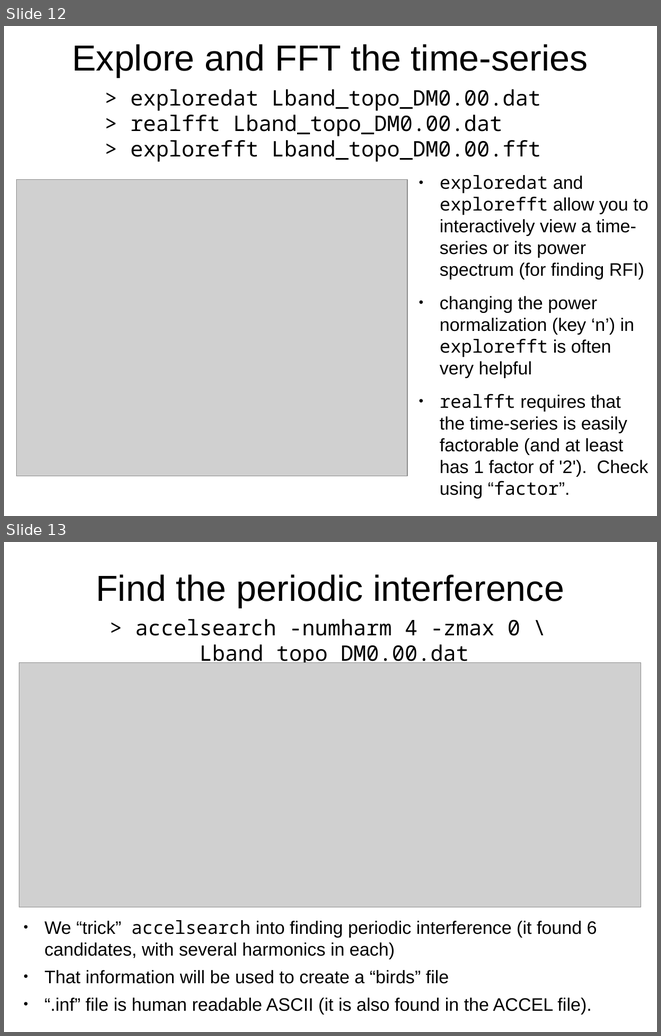
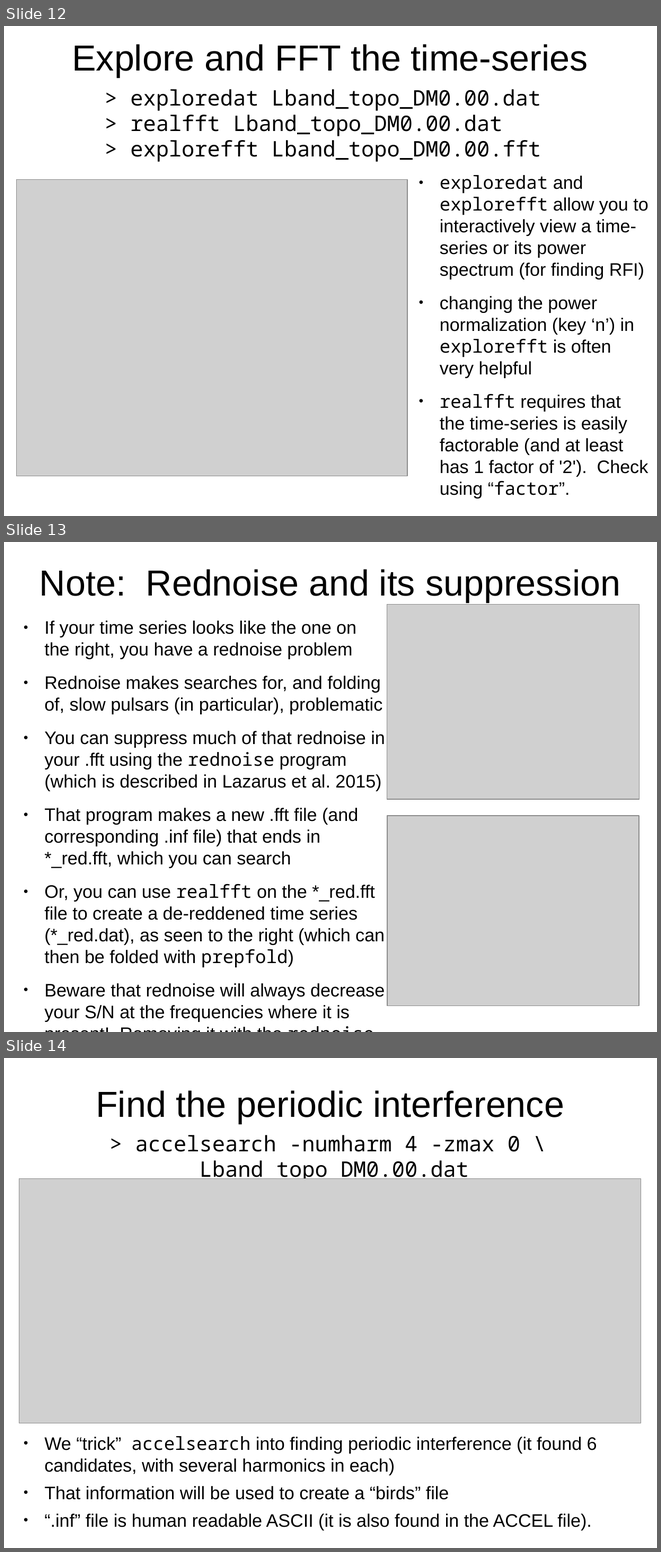
Before and after one commit to scottransom/presto, a slide deck: docs/PRESTO_search_tutorial.odp. Shown one above the other, each under a label of ours: slides 12 and 13 before the commit, slides 12, 13 and 14 after it. The pictures are 661x1036 and 661x1552 pixels, drawn with LibreOffice and Linux fonts; fonts in the diff are those of the drawing; grey boxes stand for pictures. Boxes give left, top, right and bottom in pixels: in the first picture for what was removed or moved away, otherwise in the second. Text is boxed around its words. In the diff, an @@ line names an element or a change of style, - is before the commit and + after.

Commit message:
Fixed couple problems in tutorial and added slide on rednoise

```diff
--- a/docs/PRESTO_search_tutorial.odp
+++ b/docs/PRESTO_search_tutorial.odp
@@ slide 13 added at bbox=[4, 542, 657, 1032], background #FFFFFF @@
@@ title added at bbox=[40, 569, 620, 602], 44 pt, text #000000 @@
+Note: Rednoise and its suppression
@@ picture added at bbox=[387, 604, 639, 799] @@
@@ text added at bbox=[44, 620, 385, 1021], 22 pt, text #000000 @@
+● If your time series looks like the one on the right, you have a rednoise problem
+● Rednoise makes searches for, and folding of, slow pulsars (in particular), problematic
+● You can suppress much of that rednoise in your .fft using the rednoise program (which is described in Lazarus et al. 2015)
+● That program makes a new .fft file (and corresponding .inf file) that ends in *_red.fft, which you can search
+● Or, you can use realfft on the *_red.fft file to create a de-reddened time series (*_red.dat), as seen to the right (which can then be folded with prepfold)
+● Beware that rednoise will always decrease your S/N at the frequencies where it is present! Removing it with the rednoise program will not fix that!
@@ picture added at bbox=[387, 816, 639, 1006] @@
@@ what was slide 13 is now slide 14 @@
```
Also in this commit, not shown: 3 slides changed, 1 other file.
